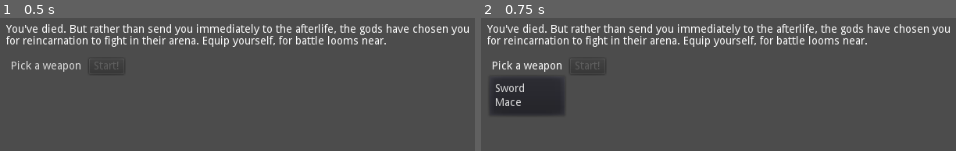
Above: before the commit, frames 1-2 (left to right).
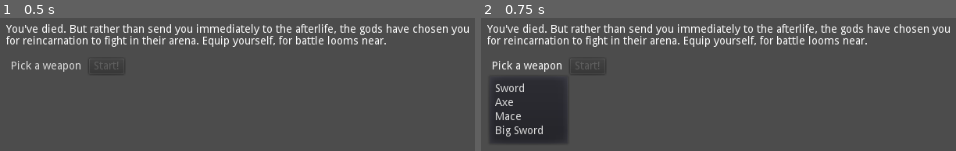
Above: after the commit, the same moments.

Repository: josephmbustamante/ludum-dare-45
Game: Godot game, scene res://Scenes/WeaponPickerScreen.tscn
Two runs of this game, one before a commit and one after it. Both use one fixed random seed, a clock stepped at 60 frames per second and the inputs below.
Inputs:
- Up to frame 1 (0.5 s): no input
- Up to frame 2 (0.75 s): click "Pick a weapon" at 0.5 s

Frame 1 is identical in both runs. In frame 2, 3.3% of the frame differs, in the area x 1-19%, y 60-94%.

Commit message:
Adds more weapons.

Diff:
--- a/Scripts/Global.gd
+++ b/Scripts/Global.gd
@@ -4,8 +4,58 @@
 
 enum WEAPON {
 	sword
+	axe
 	mace
+	big_sword
 	unarmed
+}
+
+var weapon_config = {
+	WEAPON.sword: {
+		"speed": 1,
+		"sprite": preload("res://Assets/Sprites/weapon_regular_sword.png"),
+		"damage": 20,
+		"reach": 0,
+		"sound": "slash",
+		"name": "Sword",
+		"restricted": false
+	},
+	WEAPON.axe: {
+		"speed": 0.75,
+		"sprite": preload("res://Assets/Sprites/weapon_axe.png"),
+		"damage": 25,
+		"reach": -5,
+		"sound": "slash",
+		"name": "Axe",
+		"restricted": false
+	},
+	WEAPON.mace: {
+		"speed": 0.5,
+		"sprite": preload("res://Assets/Sprites/weapon_mace.png"),
+		"damage": 30,
+		"reach": -10,
+		"sound": "bludgeon",
+		"name": "Mace",
+		"restricted": false
+	},
+	WEAPON.big_sword: {
+		"speed": 0.25,
+		"sprite": preload("res://Assets/Sprites/weapon_anime_sword.png"),
+		"damage": 50,
+		"reach": 10,
+		"sound": "slash",
+		"name": "Big Sword",
+		"restricted": false
+	},
+	WEAPON.unarmed: {
+		"speed": 0.25,
+		"sprite": preload("res://Assets/Sprites/weapon_anime_sword.png"),
+		"damage": 50,
+		"reach": 10,
+		"sound": "slash",
+		"name": "Big Sword",
+		"restricted": true
+	},
 }
 
 enum TRAITS {
--- a/Scripts/Weapon.gd
+++ b/Scripts/Weapon.gd
@@ -8,22 +8,6 @@
 
 var group_to_attack: String
 
-var weapon_config = {
-	Global.WEAPON.sword: {
-		"speed": 1,
-		"sprite": preload("res://Assets/Sprites/weapon_regular_sword.png"),
-		"damage": 20,
-		"reach": 0,
-		"sound": "slash"
-	},
-	Global.WEAPON.mace: {
-		"speed": 0.5,
-		"sprite": preload("res://Assets/Sprites/weapon_mace.png"),
-		"damage": 30,
-		"reach": -10,
-		"sound": "bludgeon"
-	}
-}
 var sounds_config = {
 	"slash": [load("res://Assets/Sounds/Slash1.wav"), load("res://Assets/Sounds/Slash2.wav"), load("res://Assets/Sounds/Slash3.wav")],
 	"bludgeon": [load("res://Assets/Sounds/Bludgeon1.wav"), load("res://Assets/Sounds/Bludgeon2.wav"), load("res://Assets/Sounds/Bludgeon3.wav")]
@@ -39,7 +23,7 @@
 	group_to_attack = group
 
 func set_weapon(weapon_id: int):
-	var w = weapon_config[weapon_id]
+	var w = Global.weapon_config[weapon_id]
 	print(weapon_id, w)
 	$WeaponSprite/AnimationPlayer.playback_speed = base_speed * w["speed"]
 	$WeaponSprite.texture = w["sprite"]
--- a/Scripts/WeaponPickerScreen.gd
+++ b/Scripts/WeaponPickerScreen.gd
@@ -16,8 +16,11 @@
 	var popup = menuButton.get_popup()
 	popup.connect("id_pressed", self, "weapon_menu_selection_made")
 	var mb = menuButton.get_popup()
-	mb.add_item("Sword", Global.WEAPON.sword)
-	mb.add_item("Mace", Global.WEAPON.mace)
+	for weapon in Global.WEAPON:
+		var wc = Global.weapon_config[Global.WEAPON[weapon]]
+		if !wc["restricted"]:
+			mb.add_item(Global.weapon_config[Global.WEAPON[weapon]]["name"], Global.WEAPON[weapon])
+
 	if (PlayerVariables.unarmedStyleEnabled):
 		mb.add_item("Start with nothing", Global.WEAPON.unarmed)
 	if (PlayerVariables.deathCount > 0):
